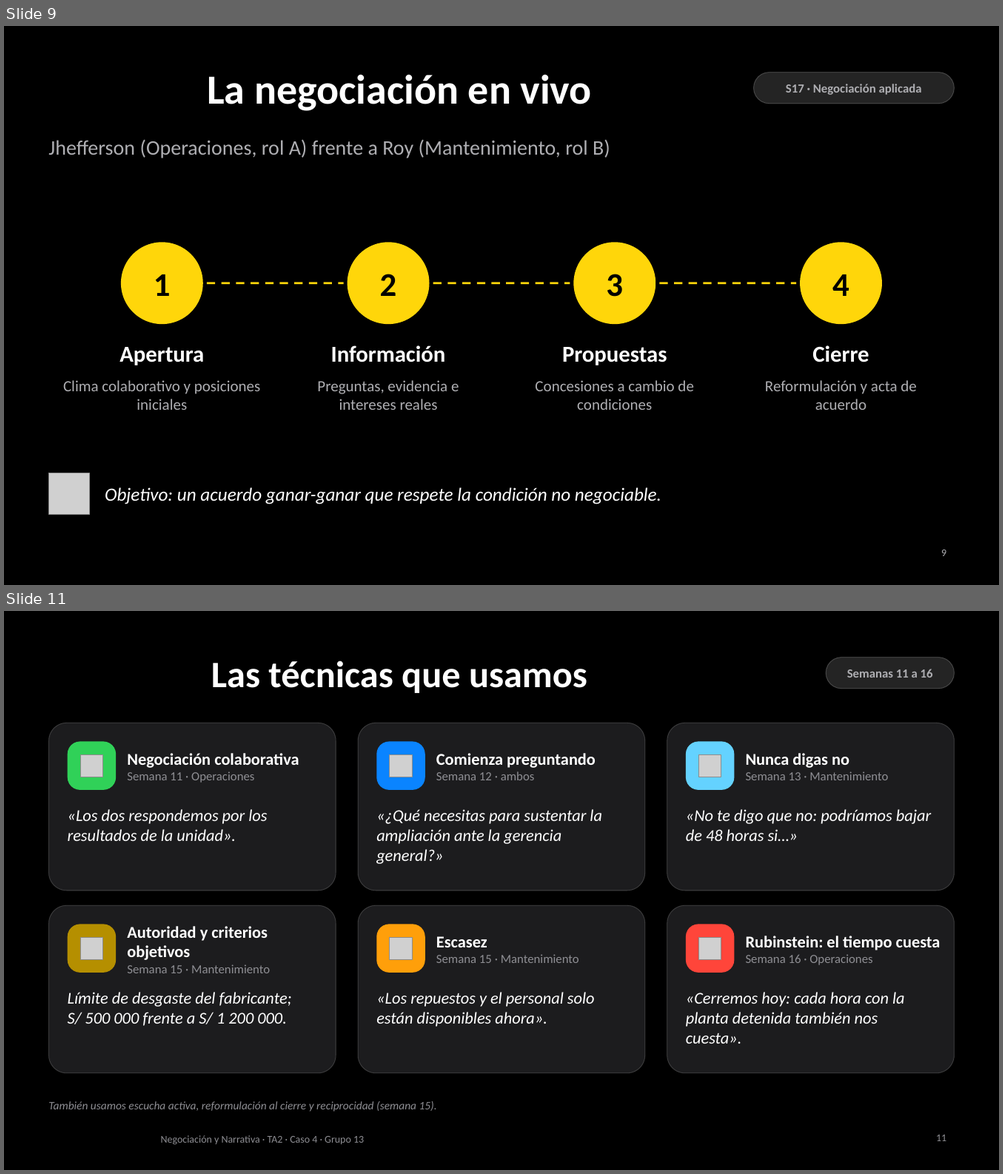
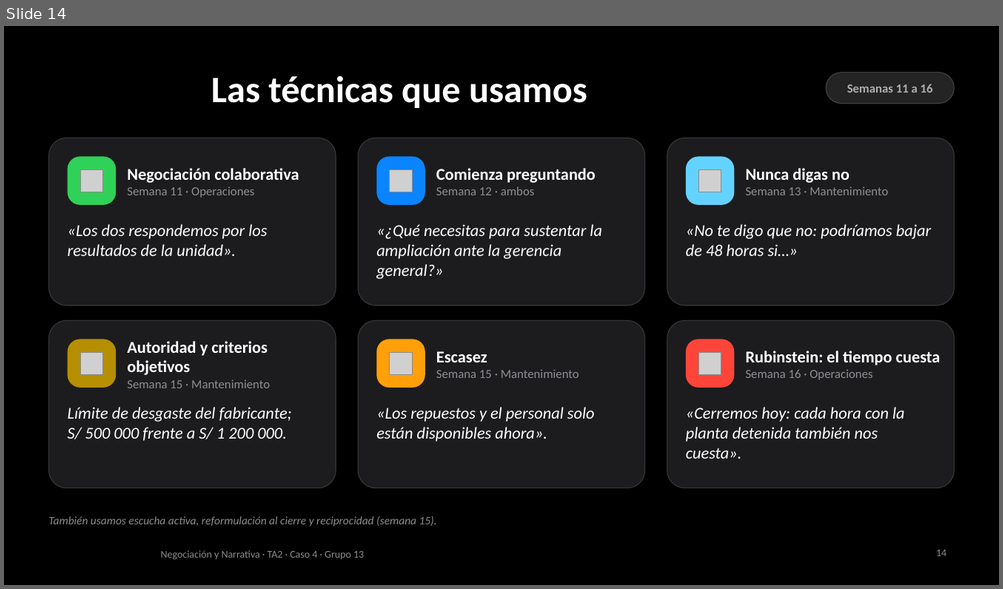
Before and after one commit to AnnthoQ/nnta2, a slide deck: respaldo/TA2_Caso4_respaldo.pptx. Shown one above the other, each under a label of ours: slides 9 and 11 before the commit, slide 14 after it; the slides between them are not shown. The pictures are 1003x1174 and 1003x589 pixels, drawn with LibreOffice and Linux fonts; fonts in the diff are those of the drawing; grey boxes stand for pictures; background and template pictures are left out. Boxes give left, top, right and bottom in pixels: in the first picture for what was removed or moved away, otherwise in the second. Text is boxed around its words. In the diff, an @@ line names an element or a change of style, - is before the commit and + after.

```diff
--- a/respaldo/TA2_Caso4_respaldo.pptx
+++ b/respaldo/TA2_Caso4_respaldo.pptx
@@ slide 9 removed at <box>4,26,999,585</box>, background #000000 @@
@@ title removed at <box>207,74,592,111</box> @@
-La negociación en vivo
@@ rounded rectangle removed at <box>753,73,954,104</box> @@
@@ text removed at <box>785,84,922,95</box> @@
-S17 · Negociación aplicada
@@ text removed at <box>48,139,610,158</box> @@
-Jhefferson (Operaciones, rol A) frente a Roy (Mantenimiento, rol B)
@@ ellipse removed at <box>121,242,203,324</box> @@
@@ ellipse removed at <box>347,242,430,324</box> @@
@@ ellipse removed at <box>573,242,655,324</box> @@
@@ ellipse removed at <box>800,242,882,324</box> @@
@@ text removed at <box>153,275,170,296</box> @@
-1
@@ line removed from (207, 284) to (344, 284) @@
@@ text removed at <box>380,274,397,296</box> @@
-2
@@ line removed from (433, 284) to (569, 284) @@
@@ text removed at <box>606,274,623,297</box> @@
-3
@@ line removed from (659, 284) to (797, 284) @@
@@ text removed at <box>832,275,849,296</box> @@
-4
@@ text removed at <box>119,347,204,366</box> @@
-Apertura
@@ text removed at <box>331,346,446,363</box> @@
-Información
@@ text removed at <box>562,347,667,366</box> @@
-Propuestas
@@ text removed at <box>812,346,868,363</box> @@
-Cierre
@@ text removed at <box>63,380,261,410</box> @@
-Clima colaborativo y posiciones iniciales
@@ text removed at <box>317,380,458,410</box> @@
-Preguntas, evidencia e intereses reales
@@ text removed at <box>535,380,693,410</box> @@
-Concesiones a cambio de condiciones
@@ text removed at <box>765,380,916,410</box> @@
-Reformulación y acta de acuerdo
@@ picture removed at <box>48,474,90,514</box> @@
@@ text removed at <box>105,488,661,505</box> @@
-Objetivo: un acuerdo ganar-ganar que respete la condición no negociable.
@@ page number removed at <box>941,550,946,557</box> @@
-9
@@ what was slide 11 is now slide 14 @@
@@ page number at <box>936,550,946,557</box>: text changed @@
-11
+14
```
Also in this commit, not shown: 2 slides changed, 4 slides added.
